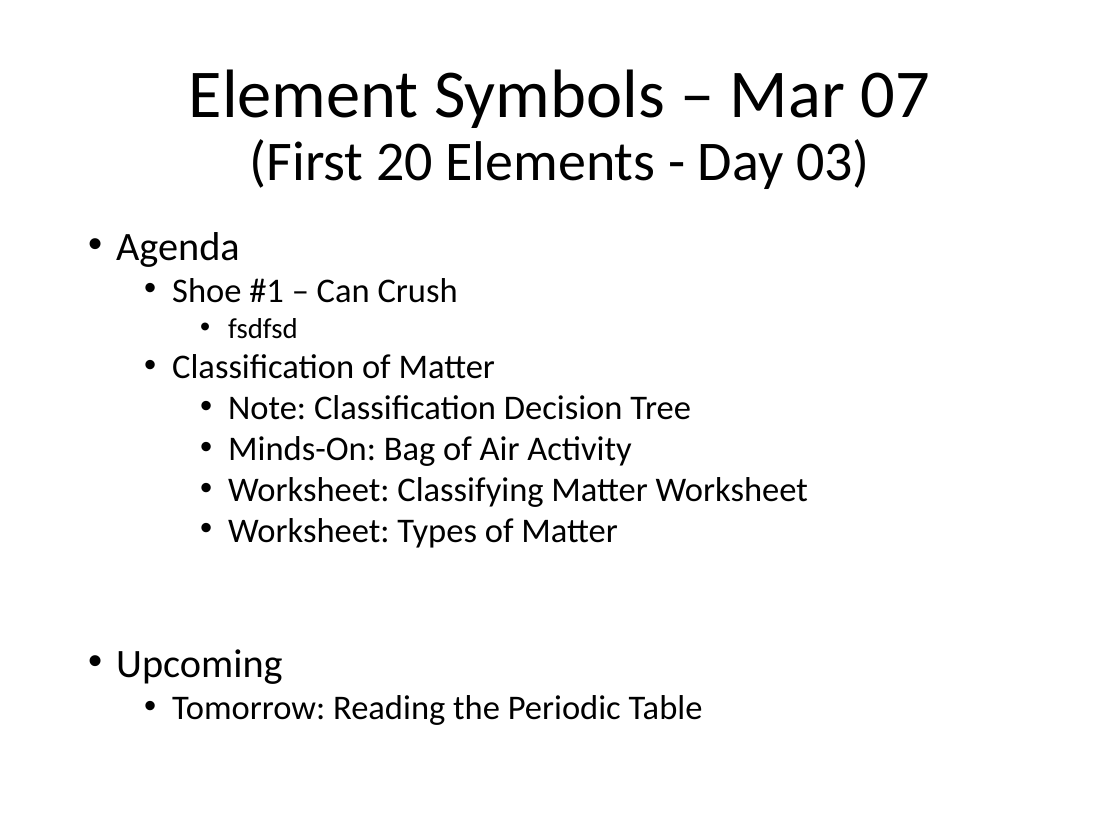
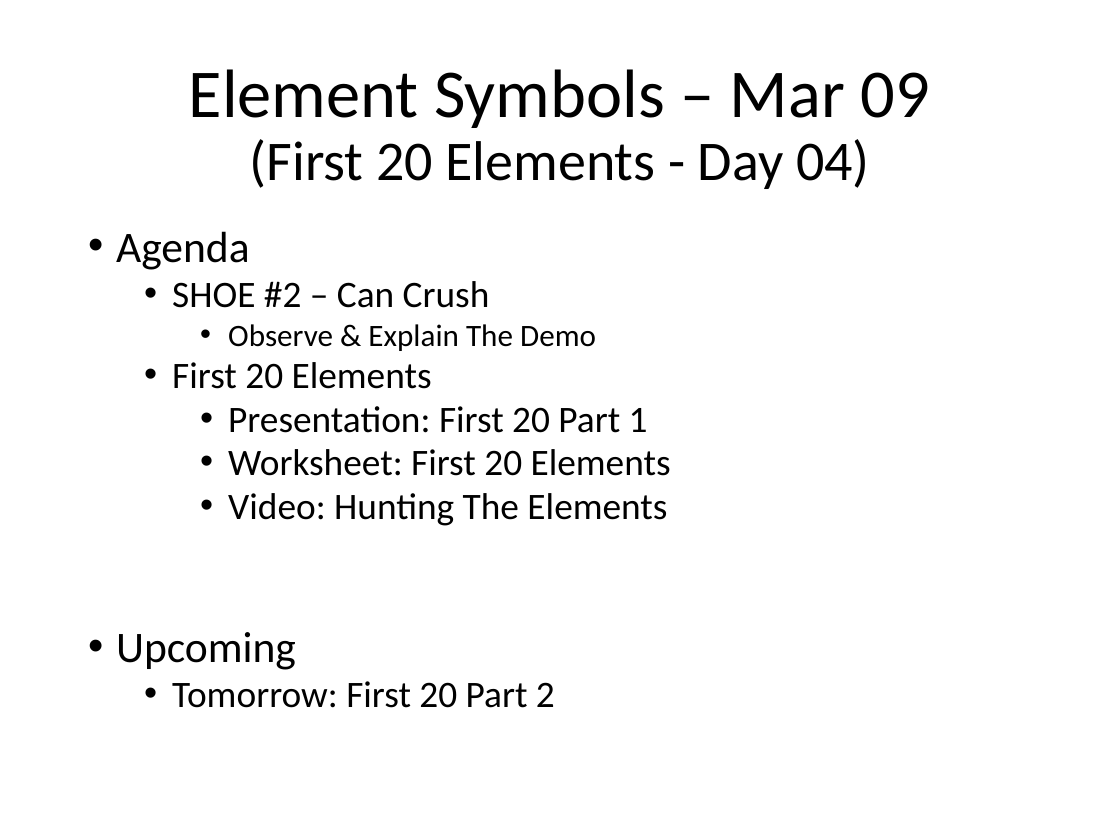
Before and after one commit to Greg5519/SNC1P0, a slide deck: slide 1 of Daily Agendas/Day06.1 - ElementSymbols.pptx. Drawn at 1120x840 pixels with LibreOffice and Linux fonts; fonts in the diff are those of the drawing. Boxes give left, top, right and bottom in pixels: in the first picture for what was removed or moved away, otherwise in the second. Text is boxed around its words. In the diff, an @@ line names an element or a change of style, - is before the commit and + after.

```diff
--- a/Daily Agendas/Day06.1 - ElementSymbols.pptx
+++ b/Daily Agendas/Day06.1 - ElementSymbols.pptx
@@ title at <box>189,69,930,189</box>: text changed @@
-Element Symbols – Mar 07
-(First 20 Elements - Day 03)
+Element Symbols – Mar 09
+(First 20 Elements - Day 04)
@@ text at <box>116,231,296,670</box>: size 25.9 to 28 pt in "Agenda", "Upcoming" @@
@@ text at <box>172,281,671,526</box>: text changed; size 22.2 to 24 pt @@
-  • Shoe #1 – Can Crush
-    • fsdfsd
-  • Classification of Matter
-    • Note: Classification Decision Tree
-    • Minds-On: Bag of Air Activity
-    • Worksheet: Classifying Matter Worksheet
-    • Worksheet: Types of Matter
+  • SHOE #2 – Can Crush
+    • Observe & Explain The Demo
+  • First 20 Elements
+    • Presentation: First 20 Part 1
+    • Worksheet: First 20 Elements
+    • Video: Hunting The Elements
@@ text at <box>172,681,555,708</box>: text changed; size 22.2 to 24 pt @@
-  • Tomorrow: Reading the Periodic Table
+  • Tomorrow: First 20 Part 2
```
Also in this commit, not shown: 5 other files.
